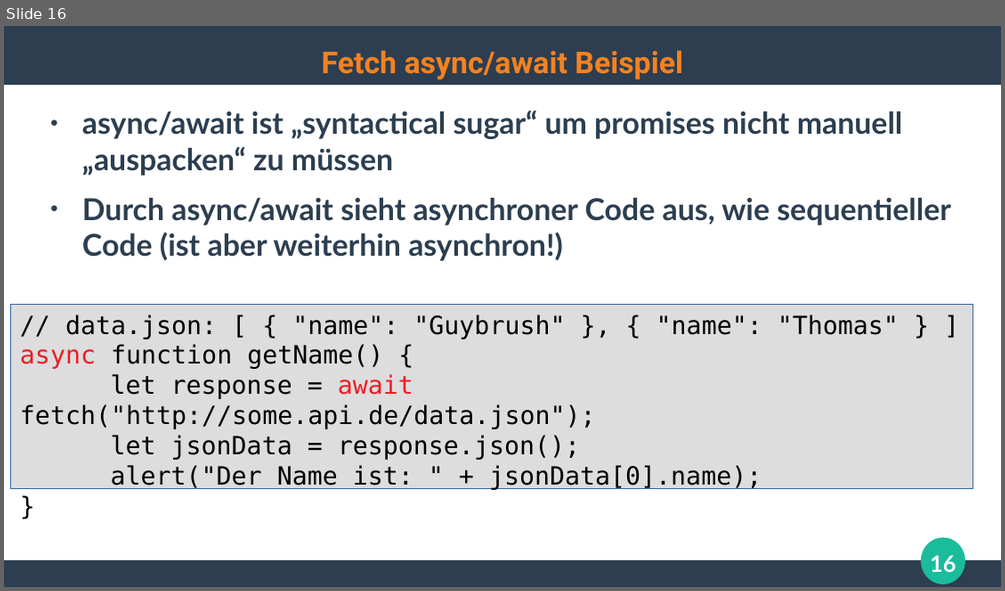
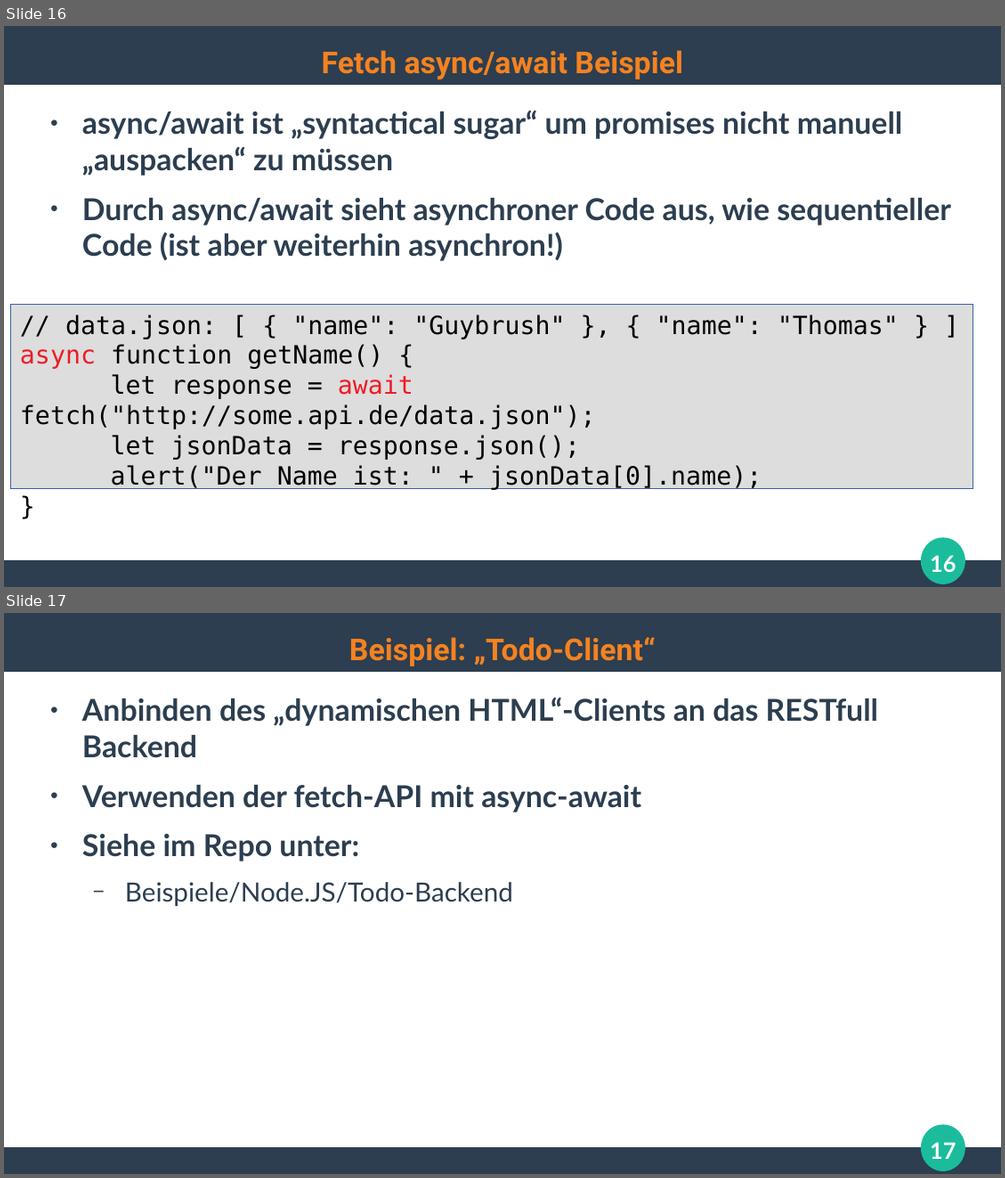
Before and after one commit to ghandmann/HS-AlbSig-WebAnwendungen2, a slide deck: Kapitel/05_Web2.0_AJAX_1x1.odp. Shown one above the other, each under a label of ours: slide 16 before the commit, slides 16 and 17 after it. The pictures are 1005x591 and 1005x1178 pixels, drawn with LibreOffice and Linux fonts; fonts in the diff are those of the drawing. Boxes give left, top, right and bottom in pixels: in the first picture for what was removed or moved away, otherwise in the second. Text is boxed around its words. In the diff, an @@ line names an element or a change of style, - is before the commit and + after.

Commit message:
Update kapitel to reference todo-backend

```diff
--- a/Kapitel/05_Web2.0_AJAX_1x1.odp
+++ b/Kapitel/05_Web2.0_AJAX_1x1.odp
@@ slide 17 added at [4, 613, 1001, 1174], background #FFFFFF; not listed: 3 template elements that a slide beside it also shows @@
@@ title added at [349, 637, 655, 666], 24 pt, text #F58220, bold @@
+Beispiel: „Todo-Client“
@@ text added at [82, 697, 878, 906], 24 pt, text #2C3E50, bold @@
+● Anbinden des „dynamischen HTML“-Clients an das RESTfull Backend
+● Verwenden der fetch-API mit async-await
+● Siehe im Repo unter:
+  − Beispiele/Node.JS/Todo-Backend
@@ page number added at [930, 1142, 955, 1159], 18 pt, text #FFFFFF, bold @@
+17
```
Also in this commit, not shown: 1 slide changed, 2 slides removed, 1 other file.
